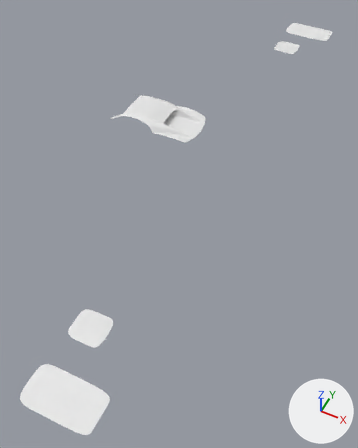
The Blender file untitled.blend as it was, and as the next commit left it.
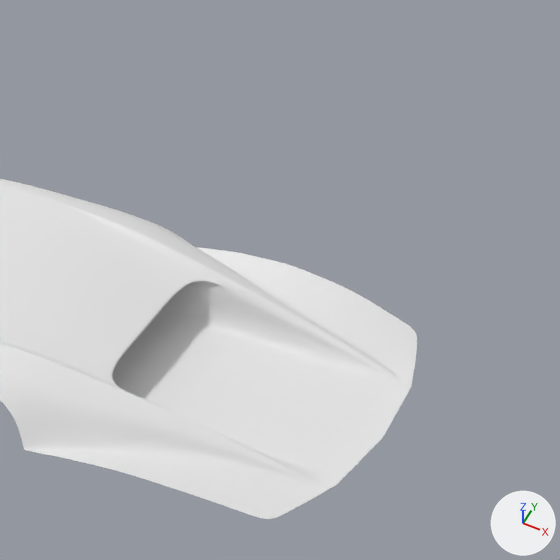
Each version is shown whole from a 50 mm lens placed at (4.17, -6.85, 6.08), pointed at (1.37, -1.25, -0.93), then close up on the part from 42% to 63% of the width and 16% to 33% of the height. Every picture has the same lights, and +X, +Y and +Z are marked at lower right. The same objects are shown in both versions, whatever each file hides.
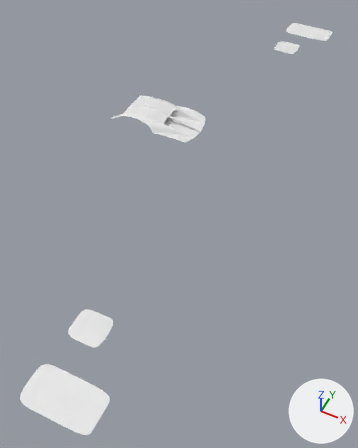
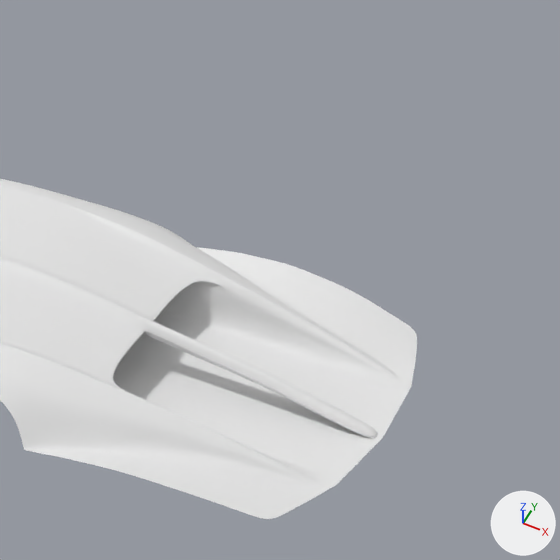
The edits, one by one:
me_plane is used by ob_plane; location (0.0, 0.0, 0.0); scale (0.23, 0.23, 0.23).
me_plane had 593 vertices, 531 faces and spanned x -2.3..10.0, y -24.1..0.0, z 0.0..2.2.
me_plane now has 652 vertices, 583 faces and spans x -2.3..10.0, y -24.1..0.0, z 0.0..2.3.
Part 1, on me_plane:
2 vertices are removed from x 1.9..2.1, y 0.0, z 2.0.
27 faces are deleted.
4 vertices move from x 1.0..2.3, y 0.0, z 1.9..2.2 to x 1.0..2.3, y 0.0, z 1.9..2.3.
50 vertices are added at x 1.7..5.1, y -1.1..0.0, z 1.4..2.1.
5 new vertices lie (0.7, 0.0, -0.1) away from vertices in x 3.0, y -0.1..0.0, z 1.8.
6 new vertices lie (0.7, 0.0, -0.1) away from vertices in x 3.7..4.4, y -0.1..0.0, z 1.5..1.8.
79 new faces join them.

What differs and where, as boxes [x1, y1, x2, y2] in the close-ups (560 x 560 px):
part 1 of me_plane, built on
    before: [0, 256, 226, 405]
    after: [0, 255, 377, 438]
